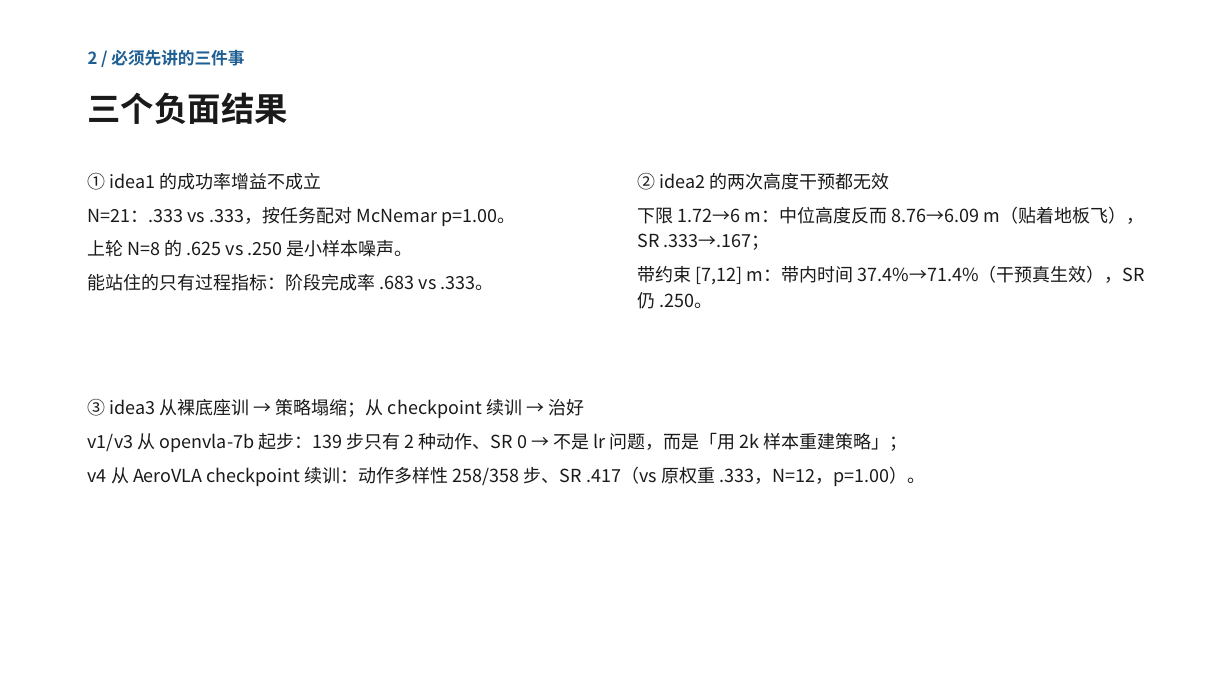
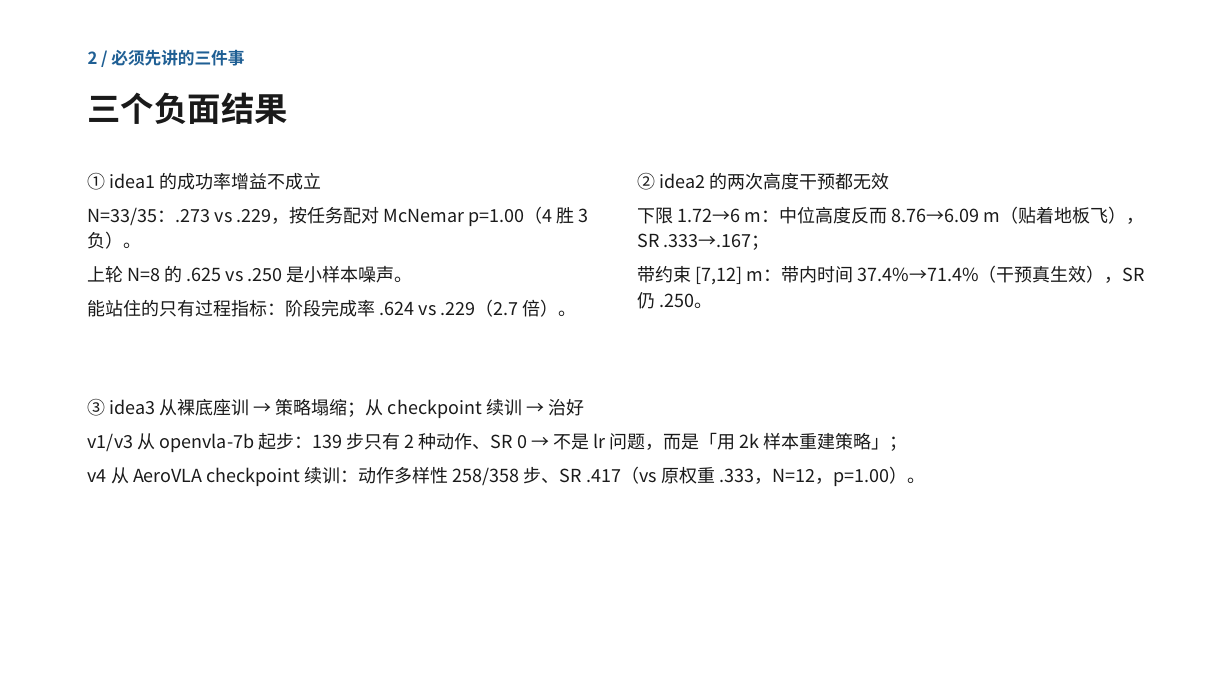
Before and after one commit to MaxHE911/aerovla-ltlf, a slide deck: slide 3 of work/group-meeting-2026-11-28.pptx. Drawn at 1232x693 pixels with LibreOffice and Linux fonts; fonts in the diff are those of the drawing. Boxes give left, top, right and bottom in pixels: in the first picture for what was removed or moved away, otherwise in the second. Text is boxed around its words. In the diff, an @@ line names an element or a change of style, - is before the commit and + after.

Commit message:
feat: complete the ModernCityMap RT set to N=33 (ours) / 35 (baseline) and update every document
Final numbers: ours SR .273, stage completion .624, NE 45.8 m; baseline SR .229, stage completion .229,
NE 54.3 m.  Paired exact McNemar on the 33 shared tasks: 5 both / 4 ours only / 3 baseline only / 21 neither
-> p = 1.00, so the success-rate difference is still not significant, while the process metrics are 2.7x apart.
Collision rates 70% vs 74%; mean altitude of succeeded episodes 8.03 / 7.25 m vs collided 2.77 / 3.97 m.
Report, morning report, deck and summary regenerated from the logs.

```diff
--- a/work/group-meeting-2026-11-28.pptx
+++ b/work/group-meeting-2026-11-28.pptx
@@ text at bbox=[88, 207, 589, 249]: text changed @@
-N=21：.333 vs .333，按任务配对 McNemar p=1.00。
+N=33/35：.273 vs .229，按任务配对 McNemar p=1.00（4 胜 3 负）。
@@ text at bbox=[88, 300, 577, 317]: text changed @@
-能站住的只有过程指标：阶段完成率 .683 vs .333。
+能站住的只有过程指标：阶段完成率 .624 vs .229（2.7 倍）。
```
Also in this commit, not shown: 2 other slides changed, 8 other files.
